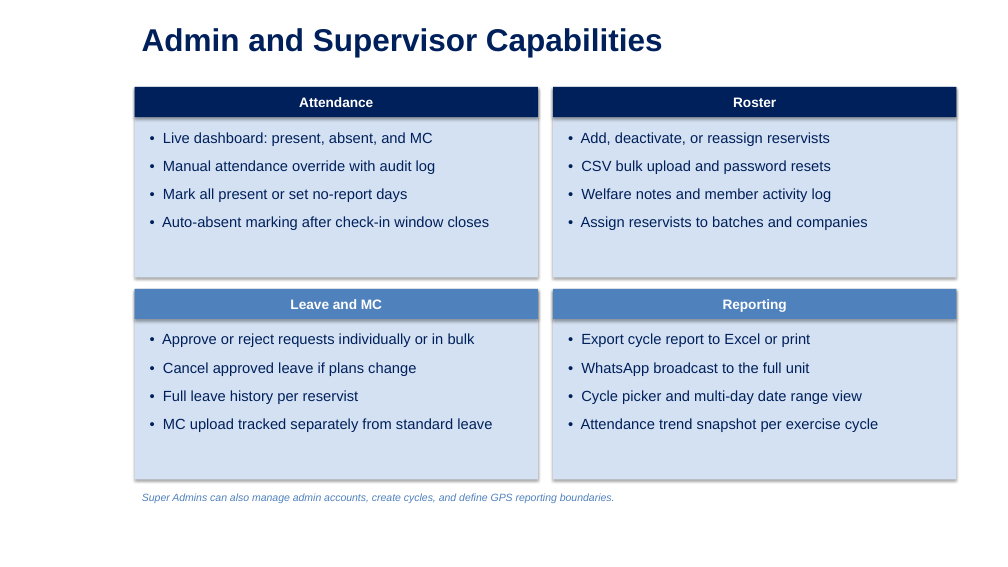
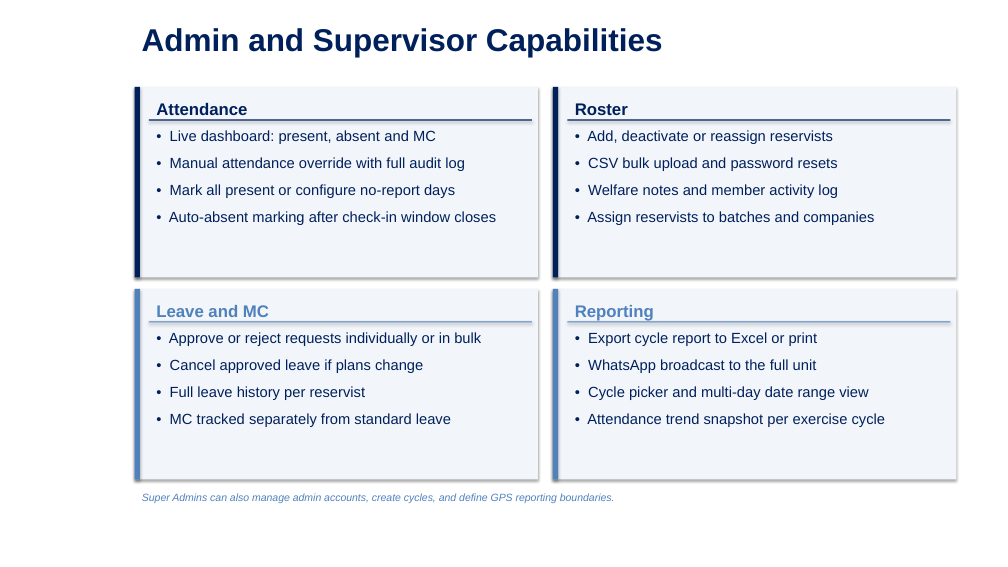
Before and after one commit to GOHSUNJIN/reservist, a slide deck: slide 10 of OpsTracker.pptx (slide 7 before the commit). Drawn at 1008x567 pixels with LibreOffice and Linux fonts; fonts in the diff are those of the drawing; background and template pictures are left out. Boxes give left, top, right and bottom in pixels: in the first picture for what was removed or moved away, otherwise in the second. Text is boxed around its words. In the diff, an @@ line names an element or a change of style, - is before the commit and + after.

```diff
--- a/OpsTracker.pptx
+++ b/OpsTracker.pptx
@@ rectangle added at [135, 87, 140, 278], fill #00205B @@
@@ rectangle added at [554, 87, 559, 278], fill #00205B @@
@@ text "Attendance" at [156, 103, 247, 120]: size 13 to 16 pt, text colour #FFFFFF to #00205B; alignment centre to left; more space between paragraphs; vertical alignment middle to top; fill #00205B to none; shadow off @@
@@ text "Attendance": place and size @@
-text "Attendance" at [135, 87, 538, 117]
+text "Attendance" at [156, 103, 247, 120]
@@ rectangle added at [149, 119, 532, 121], fill #00205B @@
@@ text "Roster": place and size @@
-text "Roster" at [554, 87, 957, 117]
+text "Roster" at [575, 103, 628, 120]
@@ text "Roster" at [575, 103, 628, 120]: size 13 to 16 pt, text colour #FFFFFF to #00205B; alignment centre to left; more space between paragraphs; vertical alignment middle to top; fill #00205B to none; shadow off @@
@@ rectangle added at [567, 119, 951, 121], fill #00205B @@
@@ text "• Live dashboard: present, absent ...": place and size @@
-text "• Live dashboard: present, absent ..." at [162, 132, 490, 230]
+text "• Live dashboard: present, absent ..." at [169, 130, 496, 225]
@@ text at [170, 130, 465, 198]: text changed @@
-• Live dashboard: present, absent, and MC
-• Manual attendance override with audit log
-• Mark all present or set no-report days
+• Live dashboard: present, absent and MC
+• Manual attendance override with full audit log
+• Mark all present or configure no-report days
@@ text at [587, 130, 833, 144]: text changed @@
-• Add, deactivate, or reassign reservists
+• Add, deactivate or reassign reservists
@@ text at [587, 157, 874, 225]: less space between paragraphs @@
@@ text at [169, 211, 496, 225]: less space between paragraphs @@
@@ rectangle added at [135, 289, 140, 479], fill #4F81BD @@
@@ text "Leave and MC" at [156, 305, 269, 317]: size 13 to 16 pt, text colour #FFFFFF to #4F81BD; alignment centre to left; more space between paragraphs; vertical alignment middle to top; fill #4F81BD to none; shadow off @@
@@ text "Leave and MC": place and size @@
-text "Leave and MC" at [135, 289, 538, 319]
+text "Leave and MC" at [156, 305, 269, 317]
@@ fill #D4E1F2 to #F2F6FB in 4 elements at [135, 87, 538, 278], [135, 289, 538, 479], [554, 87, 957, 278], [554, 289, 957, 479] @@
@@ rectangle added at [554, 289, 559, 479], fill #4F81BD @@
@@ text "Reporting": place and size @@
-text "Reporting" at [554, 289, 957, 319]
+text "Reporting" at [575, 305, 654, 321]
@@ text "Reporting" at [575, 305, 654, 321]: size 13 to 16 pt, text colour #FFFFFF to #4F81BD; alignment centre to left; more space between paragraphs; vertical alignment middle to top; fill #4F81BD to none; shadow off @@
@@ text "• Approve or reject requests ...": place and size @@
-text "• Approve or reject requests ..." at [162, 333, 492, 432]
+text "• Approve or reject requests ..." at [169, 332, 481, 427]
@@ rectangle added at [149, 321, 532, 323], fill #4F81BD @@
@@ text "• Export cycle report to ..." at [587, 332, 886, 427]: less space between paragraphs @@
@@ rectangle added at [567, 321, 951, 323], fill #4F81BD @@
@@ text at [169, 332, 481, 400]: less space between paragraphs @@
@@ text at [170, 413, 451, 427]: text changed @@
-• MC upload tracked separately from standard leave
+• MC tracked separately from standard leave
```
Also in this commit, not shown: 12 other slides changed, 10 slides added, 2 slides removed, 20 other files.
